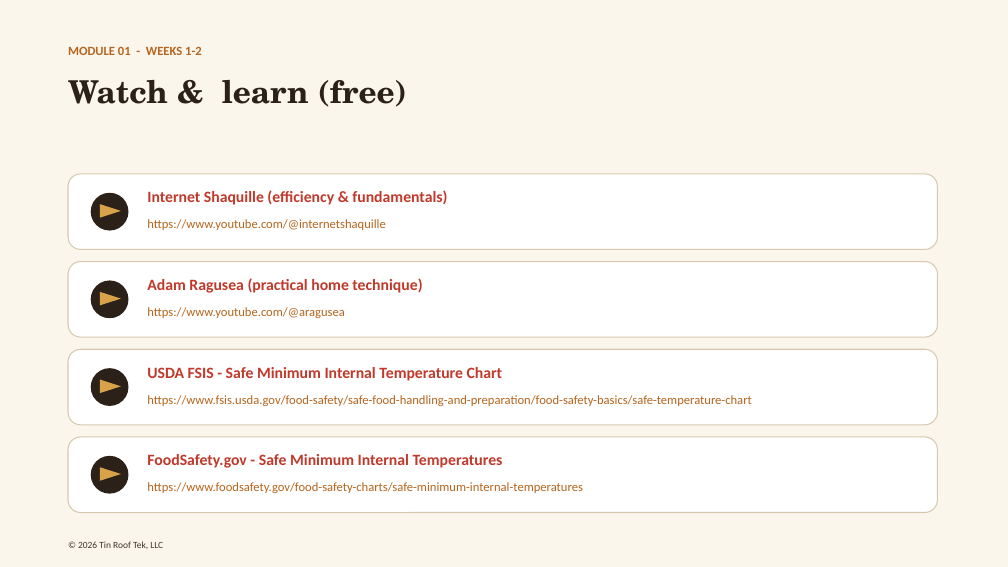
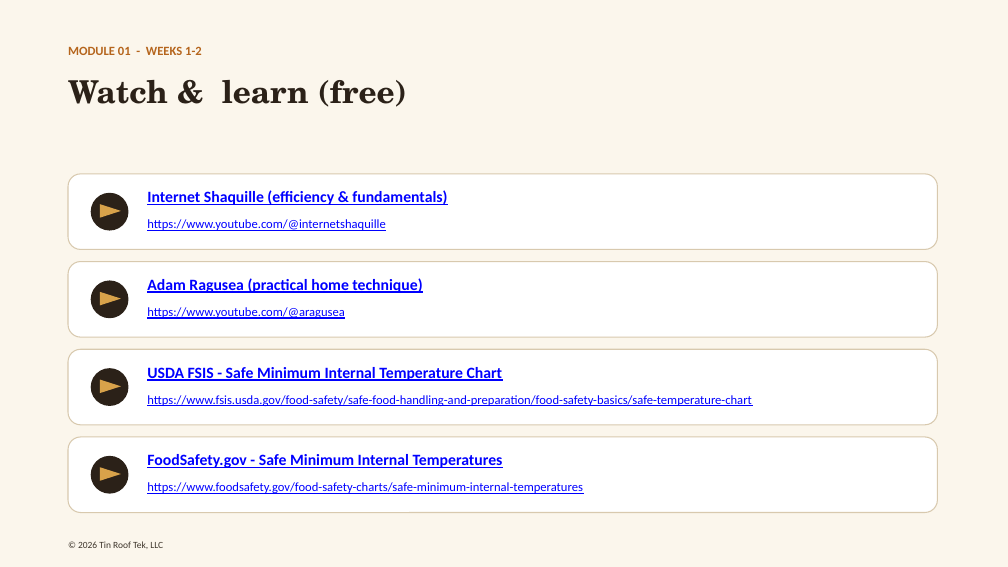
Before and after one commit to trippykitty808/self-taught-chef, a slide deck: slide 8 of assets/decks/Module_01_Kitchen_Foundations.pptx. Drawn at 1008x567 pixels with LibreOffice and Linux fonts; fonts in the diff are those of the drawing. Boxes give left, top, right and bottom in pixels: in the first picture for what was removed or moved away, otherwise in the second. Text is boxed around its words. In the diff, an @@ line names an element or a change of style, - is before the commit and + after.

```diff
--- a/assets/decks/Module_01_Kitchen_Foundations.pptx
+++ b/assets/decks/Module_01_Kitchen_Foundations.pptx
@@ text colour #C0392B to #0000FF, underline on in 4 elements at bbox=[147, 190, 447, 205], bbox=[147, 278, 422, 293], bbox=[147, 367, 503, 381], bbox=[147, 454, 503, 468] @@
@@ text colour #B5651D to #0000FF, underline on in 4 elements at bbox=[147, 219, 385, 231], bbox=[147, 307, 345, 319], bbox=[147, 395, 751, 494], bbox=[147, 482, 583, 494] @@
```
Also in this commit, not shown: 40 other files.
